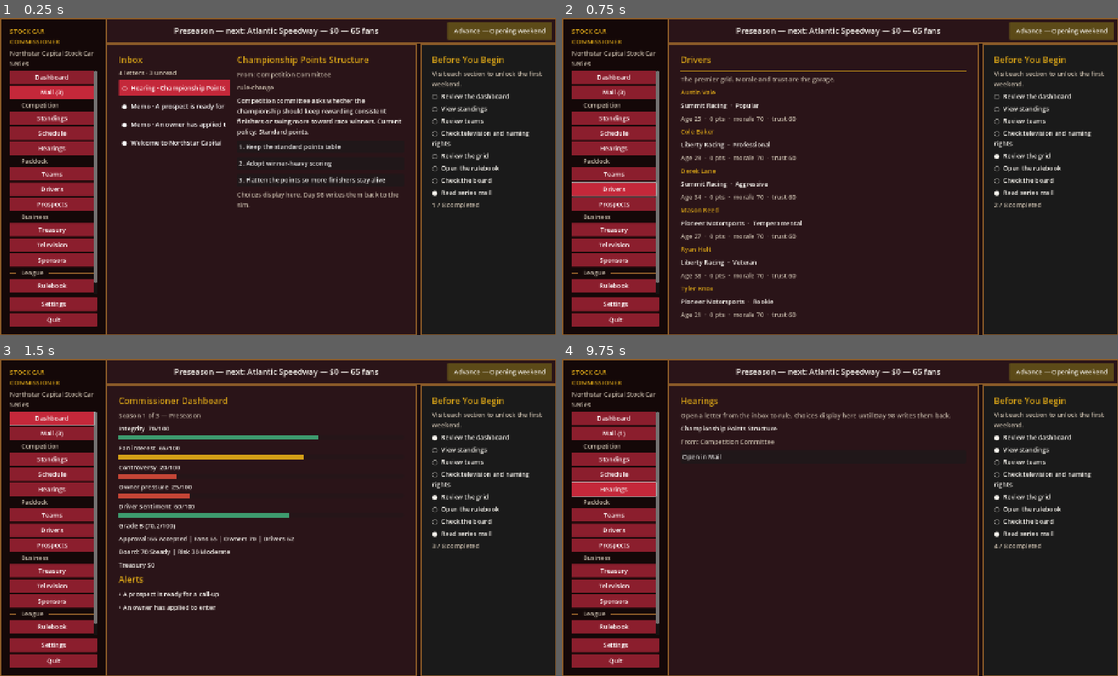
Above: before the commit, frames 1-4 (two rows, left to right).
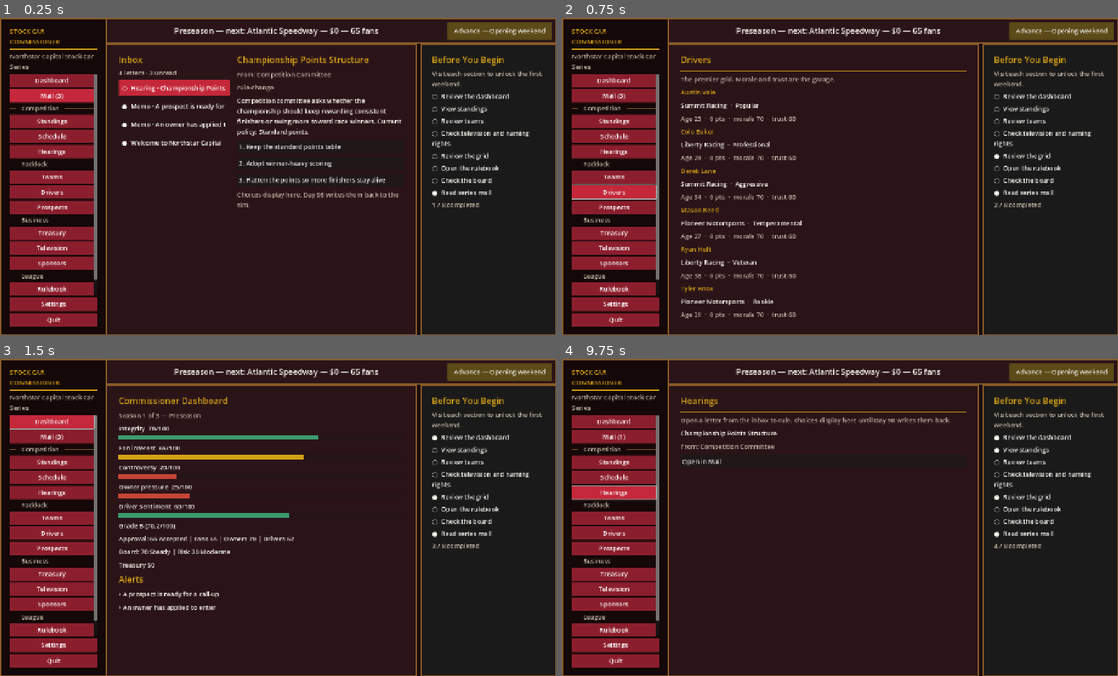
Above: after the commit, the same moments.

Repository: johnatkinsonsenior/StockCarCommissioner
Game: Godot game, scene res://scenes/Main.tscn
Same seed, same stepped clock (60 frames per second), same inputs: the game is played once before the commit and once after it.
Inputs:
- Up to frame 1 (0.25 s): no input
- Up to frame 2 (0.75 s): click "Drivers" at 0.5 s
- Up to frame 3 (1.5 s): click "Dashboard" at 1.25 s
- Up to frame 4 (9.75 s): click "Mail (3)" at 2 s; click "● Memo · A prospect is ready …" at 2.75 s; click "○ Memo · A prospect is ready …" at 3.5 s; click "○ Memo · A prospect is ready …" at 4.25 s; click "● Memo · An owner has applied…" at 5 s; click "○ Memo · An owner has applied…" at 5.75 s; click "○ Memo · An owner has applied…" at 6.5 s; click "Mail (1)" at 7.25 s; click "Standings" at 8 s; click "Schedule" at 8.75 s; click "Hearings" at 9.5 s

The runs differ from the first frame. In frame 1, 5.0% of the frame differs, in the area x 1-18%, y 9-88%; in frame 2, 5.0%; in frame 3, 5.0%; in frame 4, 6.8%, in the area x 1-73%, y 9-88%.

Commit message:
Add Day 97: rulebook, councils, and board on the desk
Rulebook lists the live Cup policies. Board shows confidence, dismissal
risk, and approval with fans, owners, and drivers, plus both councils.
Era 1 of the office is complete: sit, inspect, Advance a week.

Co-authored-by: johnatkinsonsenior <johnatkinsonsenior@users.noreply.github.com>

Diff:
--- a/godot/data/ui_snapshot.json
+++ b/godot/data/ui_snapshot.json
@@ -1,6 +1,6 @@
 {
     "game": "Stock Car Commissioner",
-    "ui_version": "0.7",
+    "ui_version": "0.8",
     "engine": "godot-4",
     "layout": "commissioner-desk",
     "screen": "mail",
@@ -643,9 +643,80 @@
         ],
         "market": 10
     },
-    "rulebook": [],
-    "councils": {},
-    "board": {},
+    "rulebook": [
+        {
+            "id": "points_system",
+            "key": "points_system",
+            "value": "standard",
+            "label": "Standard points"
+        },
+        {
+            "id": "race_format",
+            "key": "race_format",
+            "value": "single-feature",
+            "label": "Single-feature race"
+        },
+        {
+            "id": "penalty_standard",
+            "key": "penalty_standard",
+            "value": "balanced",
+            "label": "Balanced enforcement"
+        },
+        {
+            "id": "technical_rules",
+            "key": "technical_rules",
+            "value": "open",
+            "label": "Open technical package"
+        },
+        {
+            "id": "safety_standard",
+            "key": "safety_standard",
+            "value": "current",
+            "label": "Current safety standard"
+        },
+        {
+            "id": "scoring_bonuses",
+            "key": "scoring_bonuses",
+            "value": "standard",
+            "label": "Standard bonus points"
+        },
+        {
+            "id": "championship_format",
+            "key": "championship_format",
+            "value": "season-long",
+            "label": "Season-long championship"
+        }
+    ],
+    "councils": {
+        "owners": {
+            "chair": "Marcus Hale",
+            "team": "Pioneer Motorsports",
+            "mood": "quiet",
+            "seats": 3,
+            "last": "",
+            "rebuke": false
+        },
+        "drivers": {
+            "chair": "Austin Vale",
+            "mood": "settled",
+            "seats": 6,
+            "last": ""
+        },
+        "docket": 0,
+        "last_vote": ""
+    },
+    "board": {
+        "confidence": 70,
+        "confidence_label": "Steady",
+        "risk": 30,
+        "risk_label": "Moderate",
+        "approval": 66,
+        "approval_label": "Accepted",
+        "fans": 65,
+        "owners": 70,
+        "drivers": 62,
+        "dismissed": false
+    },
     "palette": "winston-cup",
     "office": {
         "layout": "commissioner-desk",
--- a/godot/scripts/App.gd
+++ b/godot/scripts/App.gd
@@ -75,6 +75,7 @@
 	_show_section("treasury")
 	_show_section("television")
 	_show_section("sponsors")
+	_show_section("hearings")
 	_show_section("mail")
 	call_deferred("_quit_headless")
 
@@ -169,6 +170,7 @@
 	title.add_theme_font_size_override("font_size", 16)
 	title.add_theme_color_override("font_color", COL_GOLD)
 	sidebar.add_child(title)
+	sidebar.add_child(_gold_rule())
 	sidebar.add_child(_muted(str(snapshot.get("series", ""))))
 
 	var nav_list := VBoxContainer.new()
@@ -711,7 +713,9 @@
 
 func _fill_hearings() -> void:
 	center_body.add_child(_title("Hearings"))
+	center_body.add_child(_gold_rule())
 	var hearings := _hearing_letters()
+	print("HEARINGS=", str(hearings.size()))
 	if hearings.is_empty():
 		center_body.add_child(_muted("No hearing is in the inbox."))
 		return
@@ -870,18 +874,76 @@
 
 func _fill_rulebook() -> void:
 	center_body.add_child(_title("Rulebook"))
-	var policies: Array = _dash().get("policies", [])
+	center_body.add_child(_gold_rule())
+	center_body.add_child(_muted("Series-wide Cup rules. Hearings change these in Day 98."))
+	var policies: Array = _as_array(snapshot.get("rulebook", _dash().get("policies", [])))
+	print("RULEBOOK=", str(policies.size()))
 	if policies.is_empty():
 		center_body.add_child(_muted("No policies in this snapshot."))
 		return
 	for policy in policies:
-		center_body.add_child(_line(str(policy)))
+		if typeof(policy) == TYPE_DICTIONARY:
+			var row: Dictionary = policy
+			center_body.add_child(_gold_line(str(row.get("label", row.get("id", "Rule")))))
+			center_body.add_child(_muted(str(row.get("key", ""))))
+		else:
+			center_body.add_child(_line(str(policy)))
 
 
 func _fill_board() -> void:
 	center_body.add_child(_title("Board"))
-	center_body.add_child(_line(str(_dash().get("board", "Board not seated."))))
-	center_body.add_child(_line(str(_dash().get("approval", ""))))
+	center_body.add_child(_gold_rule())
+	var book := _as_dict(snapshot.get("board", {}))
+	var councils := _as_dict(snapshot.get("councils", {}))
+	print("BOARD_CONFIDENCE=", str(book.get("confidence_label", "")))
+	center_body.add_child(_line("Confidence: %s (%s)" % [
+		str(book.get("confidence_label", "—")),
+		str(book.get("confidence", "—")),
+	]))
+	center_body.add_child(_line("Dismissal risk: %s (%s)" % [
+		str(book.get("risk_label", "—")),
+		str(book.get("risk", "—")),
+	]))
+	if book.get("confidence") != null:
+		center_body.add_child(_meter("Board confidence", _as_int(book.get("confidence", 0)), COL_GOLD))
+		center_body.add_child(_meter("Dismissal risk", _as_int(book.get("risk", 0)), Color("c44536")))
+	center_body.add_child(_title("Approval"))
+	center_body.add_child(_line("%s (%s)" % [
+		str(book.get("approval_label", "—")),
+		str(book.get("approval", "—")),
+	]))
+	if book.get("fans") != null:
+		center_body.add_child(_meter("Fans", _as_int(book.get("fans", 0)), COL_GOLD))
+		center_body.add_child(_meter("Owners", _as_int(book.get("owners", 0)), COL_CRIMSON))
+		center_body.add_child(_meter("Drivers", _as_int(book.get("drivers", 0)), Color("3d9b6e")))
+	var owners := _as_dict(councils.get("owners", {}))
+	var garage := _as_dict(councils.get("drivers", {}))
+	print("COUNCIL_OWNER=", str(owners.get("chair", "")))
+	print("COUNCIL_DRIVER=", str(garage.get("chair", "")))
+	center_body.add_child(_title("Owner Council"))
+	center_body.add_child(_line("Chair: %s  (%s)" % [
+		str(owners.get("chair", "—")),
+		str(owners.get("team", "")),
+	]))
+	center_body.add_child(_muted("Mood: %s  ·  %s seats" % [
+		str(owners.get("mood", "quiet")),
+		str(_as_int(owners.get("seats", 0))),
+	]))
+	if str(owners.get("last", "")) != "":
+		center_body.add_child(_muted("Last vote: %s" % str(owners.get("last", ""))))
+	else:
+		center_body.add_child(_muted("No rebuke vote this career yet."))
+	center_body.add_child(_title("Driver Council"))
+	center_body.add_child(_line("Chair: %s" % str(garage.get("chair", "—"))))
+	center_body.add_child(_muted("Mood: %s  ·  %s seats" % [
+		str(garage.get("mood", "settled")),
+		str(_as_int(garage.get("seats", 0))),
+	]))
+	if str(garage.get("last", "")) != "":
+		center_body.add_child(_muted("Last feedback: %s" % str(garage.get("last", ""))))
+	else:
+		center_body.add_child(_muted("The garage has not filed this career yet."))
+	center_body.add_child(_muted("Rule docket: %s paper(s)" % str(_as_int(councils.get("docket", 0)))))
 
 
 func _fill_settings() -> void:
Not shown, changed: docs/GameDesign.md
Not shown, changed: prototype/game/ui_bridge.py
Not shown, changed: prototype/run_season.py
